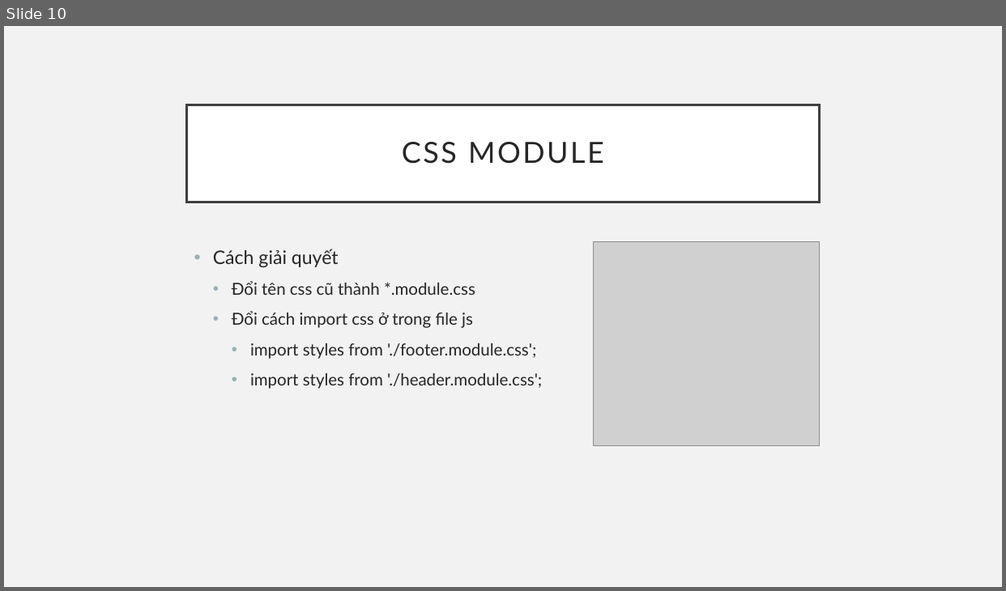
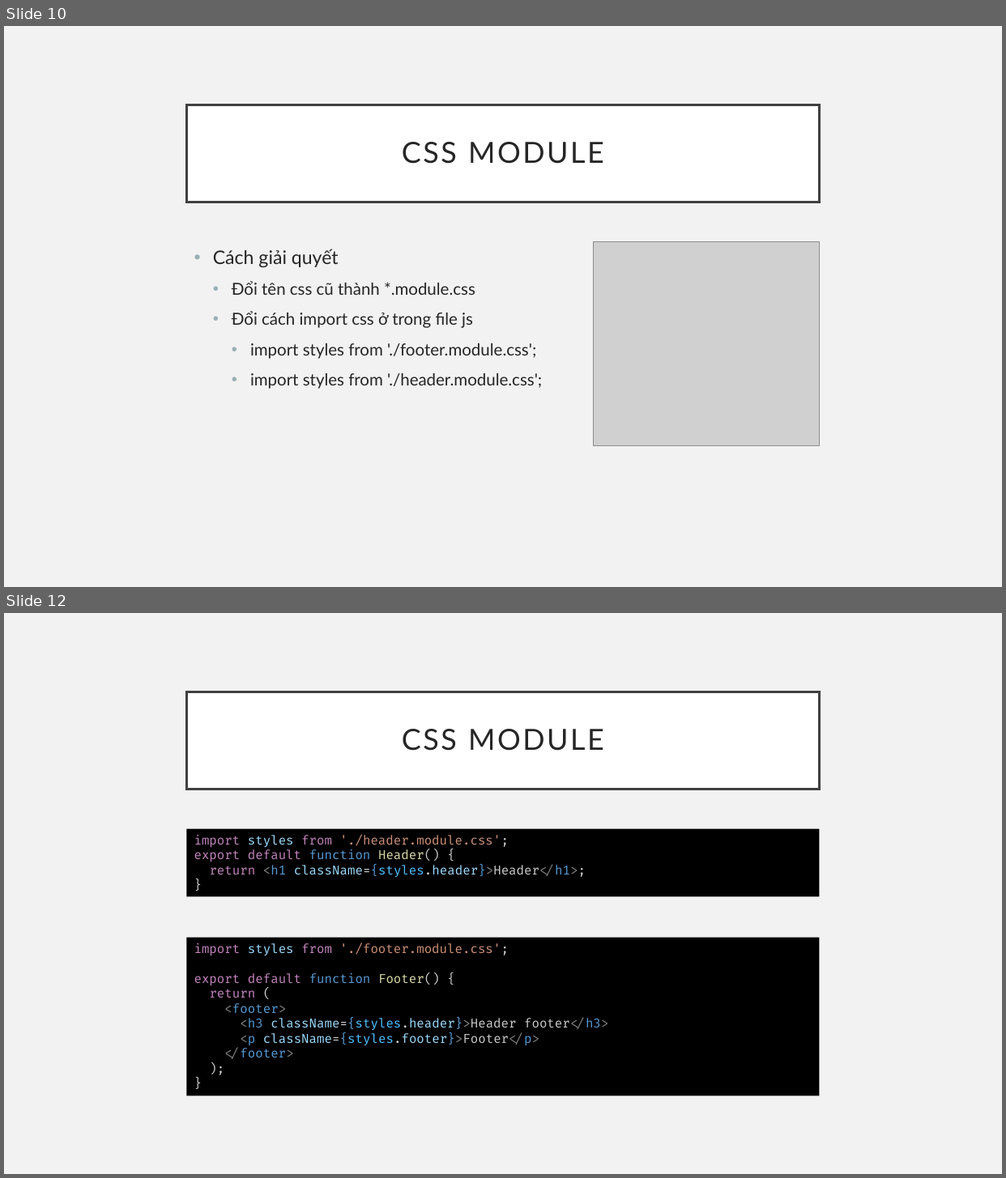
Before and after one commit to sobbingwind/React, a slide deck: 27_Use CSS.pptx. Shown one above the other, each under a label of ours: slide 10 before the commit, slides 10 and 12 after it; the slides between them are not shown. The pictures are 1006x591 and 1006x1178 pixels, drawn with LibreOffice and Linux fonts; fonts in the diff are those of the drawing; grey boxes stand for pictures. Boxes give left, top, right and bottom in pixels: in the first picture for what was removed or moved away, otherwise in the second. Text is boxed around its words. In the diff, an @@ line names an element or a change of style, - is before the commit and + after.

```diff
--- a/27_Use CSS.pptx
+++ b/27_Use CSS.pptx
@@ slide 12 added at (4, 613, 1002, 1174), background #F2F2F2 @@
@@ title added at (187, 692, 819, 789), fill #FFFFFF, outline #404040 2.5 pt, 28 pt, text #262626 @@
+CSS MODULE
@@ rectangle added at (187, 828, 819, 897), fill #000000, 12 pt, text #C586C0 @@
+import styles from './header.module.css';
+export default function Header() {
+return <h1 className={styles.header}>Header</h1>;
+}
@@ rectangle added at (187, 938, 819, 1097), fill #000000, 12 pt, text #9CDCFE @@
+import styles from './footer.module.css';
+export default function Footer() {
+return (
+<footer>
+<h3 className={styles.header}>Header footer</h3>
+<p className={styles.footer}>Footer</p>
+</footer>
+);
+}
```
Also in this commit, not shown: 6 other slides added, 1 slide removed.
